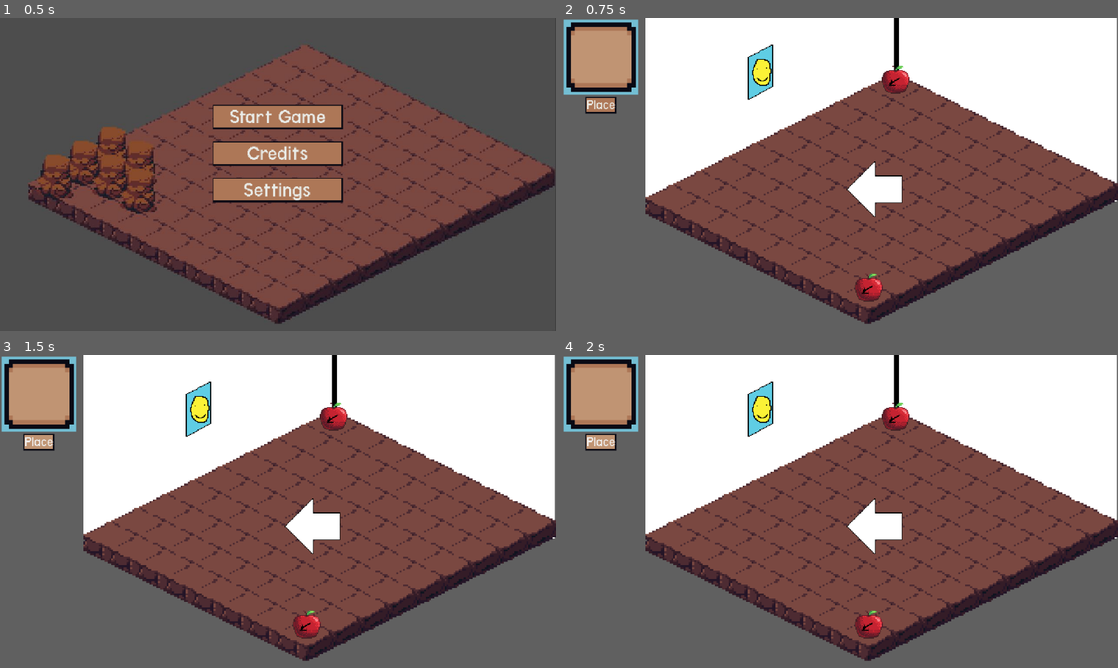
Above: before the commit, frames 1-4 (two rows, left to right).
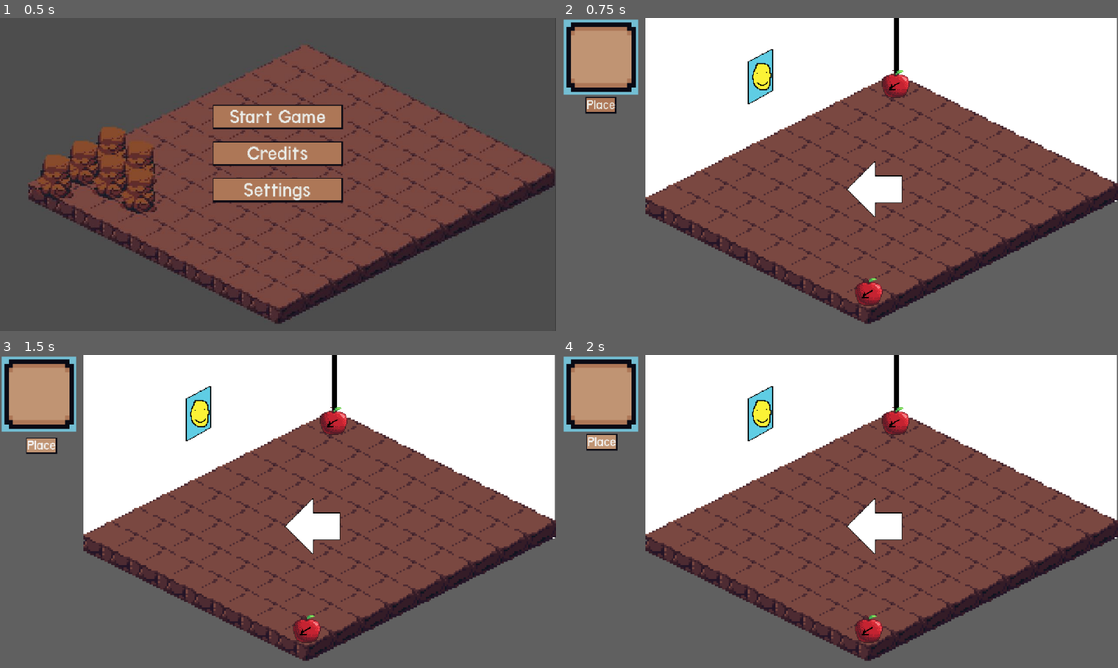
Above: after the commit, the same moments.

Repository: colejparker/brackeysgamejam2026_1
Game: Godot game, scene res://src/game.tscn
The game is run twice, just before and just after one commit, with the same random seed, the same clock (stepped at 60 frames per second) and the same inputs. The engine's default icon, where the game draws it, is replaced by a stand-in: a white triangle on a blue panel in a dark square.
Inputs:
- Up to frame 1 (0.5 s): no input
- Up to frame 2 (0.75 s): click "Start Game" at 0.5 s
- Up to frame 3 (1.5 s): click "Place" at 1.25 s
- Up to frame 4 (2 s): no input

Frame 1 is identical in both runs. In frame 2, 1.0% of the frame differs, in the area x 33-63%, y 8-92%; in frame 3, 1.3%, in the area x 4-63%, y 8-92%; in frame 4, 1.1%.

Commit message:
Movement stuff

Diff:
--- a/brackeysgamejam-2026-1/src/design/furniture/furniture.gd
+++ b/brackeysgamejam-2026-1/src/design/furniture/furniture.gd
@@ -16,11 +16,13 @@
 func _physics_process(delta: float) -> void:
 	if Input.is_mouse_button_pressed(MOUSE_BUTTON_LEFT):
 		var mouse_pos = get_local_mouse_position()
-		if state == State.STATIONARY and mouse_in_rect():
+		if state == State.STATIONARY and mouse_in_rect() and !Game.holding_object:
+			Game.holding_object = true
 			state = State.MOVING
 
 	if !Input.is_mouse_button_pressed(MOUSE_BUTTON_LEFT):
 		state = State.STATIONARY
+		Game.holding_object = false
 
 	if Input.is_action_just_pressed("rotate") and (mouse_in_rect() or state == State.MOVING) and !furniture_data.is_wall:
 		sprite.frame = (sprite.frame + 1) % sprite.hframes
--- a/brackeysgamejam-2026-1/src/design/furniture/furniture.tscn
+++ b/brackeysgamejam-2026-1/src/design/furniture/furniture.tscn
@@ -3,17 +3,15 @@
 [ext_resource type="Script" uid="uid://c5yx25ns5ekqj" path="res://src/design/furniture/furniture.gd" id="1_mt2d8"]
 [ext_resource type="Texture2D" uid="uid://drnap4nwfhevq" path="res://applesheet.png" id="2_mt2d8"]
 
-[sub_resource type="CircleShape2D" id="CircleShape2D_mt2d8"]
+[sub_resource type="RectangleShape2D" id="RectangleShape2D_mt2d8"]
 
 [node name="Furniture" type="CharacterBody2D" unique_id=438672004]
 motion_mode = 1
 script = ExtResource("1_mt2d8")
 
 [node name="Sprite2D" type="Sprite2D" parent="." unique_id=112837345]
-position = Vector2(0, -5)
 texture = ExtResource("2_mt2d8")
 hframes = 4
 
 [node name="CollisionShape2D" type="CollisionShape2D" parent="." unique_id=2087875814]
-position = Vector2(0, -4)
-shape = SubResource("CircleShape2D_mt2d8")
+shape = SubResource("RectangleShape2D_mt2d8")
--- a/brackeysgamejam-2026-1/src/design/world/design_gui.gd
+++ b/brackeysgamejam-2026-1/src/design/world/design_gui.gd
@@ -24,13 +24,14 @@
 
 func place():
 	if Game.selected_inventory_slot >= Game.inventory.size():
+		current_shake = shake_amount
 		return
+	var furniture_data = Game.inventory[Game.selected_inventory_slot]
 	var proposed_position = get_place_position()
-	for child in %DecorationLayer.get_children():
-		if child.point_in_rect(proposed_position - child.position):
-			current_shake = shake_amount
-			return
-	var furniture_data = Game.inventory[Game.selected_inventory_slot]
+	if !can_place(furniture_data, proposed_position):
+		current_shake = shake_amount
+		return
+
 	var packed_scene = preload("res://src/design/furniture/furniture.tscn").instantiate()
 	packed_scene.furniture_data = furniture_data
 	packed_scene.position = get_place_position()
@@ -42,5 +43,20 @@
 
 func _physics_process(delta: float) -> void:
 	current_shake = max(0, current_shake - (shake_amount * delta / shake_duration))
+	place_button.position = base_place_button_position + Vector2(randf_range(-current_shake, current_shake), randf_range(-current_shake, current_shake))
 
-	place_button.position = base_place_button_position + Vector2(randf_range(-current_shake, current_shake), randf_range(-current_shake, current_shake))
+func can_place(furniture_data: FurnitureData, proposed_position: Vector2) -> bool:
+	const BOX_VECTOR_OFFSET = 8
+	const BOX_VECTORS = [Vector2(-BOX_VECTOR_OFFSET, -BOX_VECTOR_OFFSET), Vector2(-BOX_VECTOR_OFFSET, BOX_VECTOR_OFFSET), Vector2(BOX_VECTOR_OFFSET, BOX_VECTOR_OFFSET), Vector2(BOX_VECTOR_OFFSET, -BOX_VECTOR_OFFSET)]
+	var boxed_points = [proposed_position, proposed_position + BOX_VECTORS[0], proposed_position + BOX_VECTORS[1], proposed_position + BOX_VECTORS[2], proposed_position + BOX_VECTORS[3]]
+	for point in boxed_points:
+		if !furniture_data.is_wall and !Geometry2D.is_point_in_polygon(point, %FloorPolygon.polygon):
+			return false
+		if furniture_data.is_wall and !Geometry2D.is_point_in_polygon(point, %WallPolygon.polygon):
+			return false
+		for child in %DecorationLayer.get_children():
+			if !child.is_class("CharacterBody2D"):
+				continue
+			if child.point_in_rect(point - child.position):
+				return false
+	return true
--- a/brackeysgamejam-2026-1/src/design/world/design_world.tscn
+++ b/brackeysgamejam-2026-1/src/design/world/design_world.tscn
@@ -67,6 +67,18 @@
 position = Vector2(32, 0)
 tile_set = ExtResource("2_wl84k")
 
+[node name="WallPolygon" type="Polygon2D" parent="DecorationLayer" unique_id=1206934633]
+unique_name_in_owner = true
+visible = false
+position = Vector2(0, 1.0204082)
+scale = Vector2(1, 0.99489796)
+polygon = PackedVector2Array(65, 4, 66, 200, 352, 60, 606, 183, 606.99994, 6.0102563)
+
+[node name="FloorPolygon" type="Polygon2D" parent="DecorationLayer" unique_id=265029955]
+unique_name_in_owner = true
+visible = false
+polygon = PackedVector2Array(69, 207, 322, 333, 603, 193, 351, 66)
+
 [node name="Computer" parent="DecorationLayer" unique_id=2085249340 instance=ExtResource("2_58ifa")]
 position = Vector2(353, 81)
 furniture_data = ExtResource("3_cfd1e")
--- a/brackeysgamejam-2026-1/src/global/game.gd
+++ b/brackeysgamejam-2026-1/src/global/game.gd
@@ -10,6 +10,7 @@
 
 var pause_menu: PackedScene = preload("res://src/global/ui/pause_menu.tscn")
 var card_scene: PackedScene = preload("res://src/marketplace/card.tscn")
+var holding_object = false
 
 var rng = RandomNumberGenerator.new()
 
